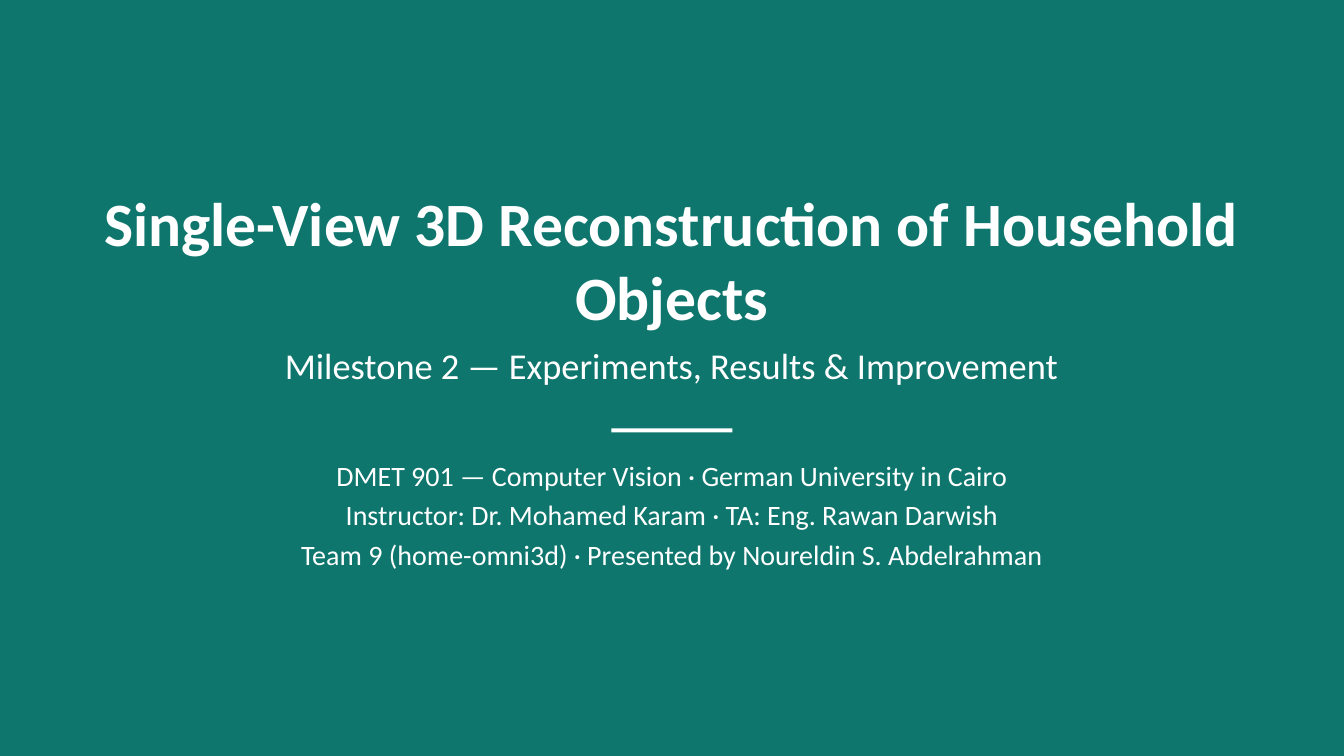
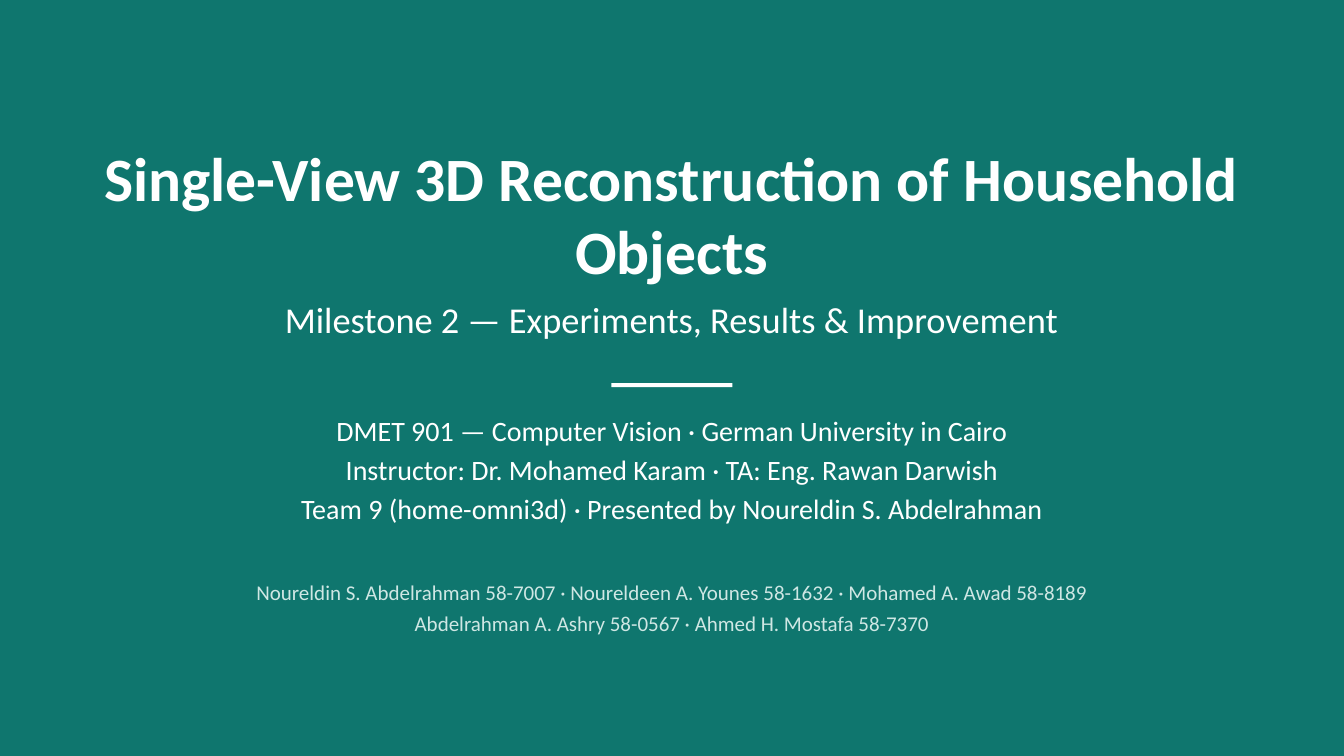
Before and after one commit to NoureldinAbdelrahman/home-omni3d, a slide deck: slide 1 of docs/ms2/ms2_problem_definition.pptx. Drawn at 1344x756 pixels with LibreOffice and Linux fonts; fonts in the diff are those of the drawing. Boxes give left, top, right and bottom in pixels: in the first picture for what was removed or moved away, otherwise in the second. Text is boxed around its words. In the diff, an @@ line names an element or a change of style, - is before the commit and + after.

```diff
--- a/docs/ms2/ms2_problem_definition.pptx
+++ b/docs/ms2/ms2_problem_definition.pptx
@@ 3 texts, 1 rectangle: place and size @@
-3 texts, 1 rectangle at [104,202,1238,570]
+3 texts, 1 rectangle at [104,157,1238,524]
@@ text added at [256,585,1086,635], 15 pt, text #CFE7E4 @@
+Noureldin S. Abdelrahman 58-7007 · Noureldeen A. Younes 58-1632 · Mohamed A. Awad 58-8189
+Abdelrahman A. Ashry 58-0567 · Ahmed H. Mostafa 58-7370
```
Also in this commit, not shown: 13 other slides changed, 3 slides added, 2 other files.
